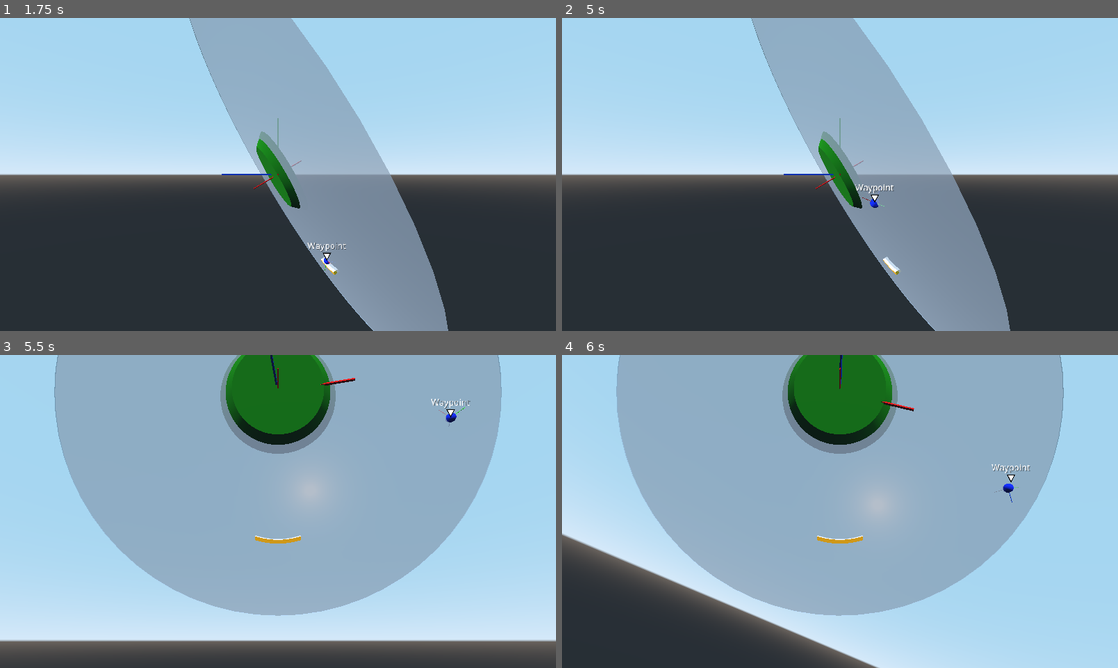
Above: before the commit, frames 1-4 (two rows, left to right).
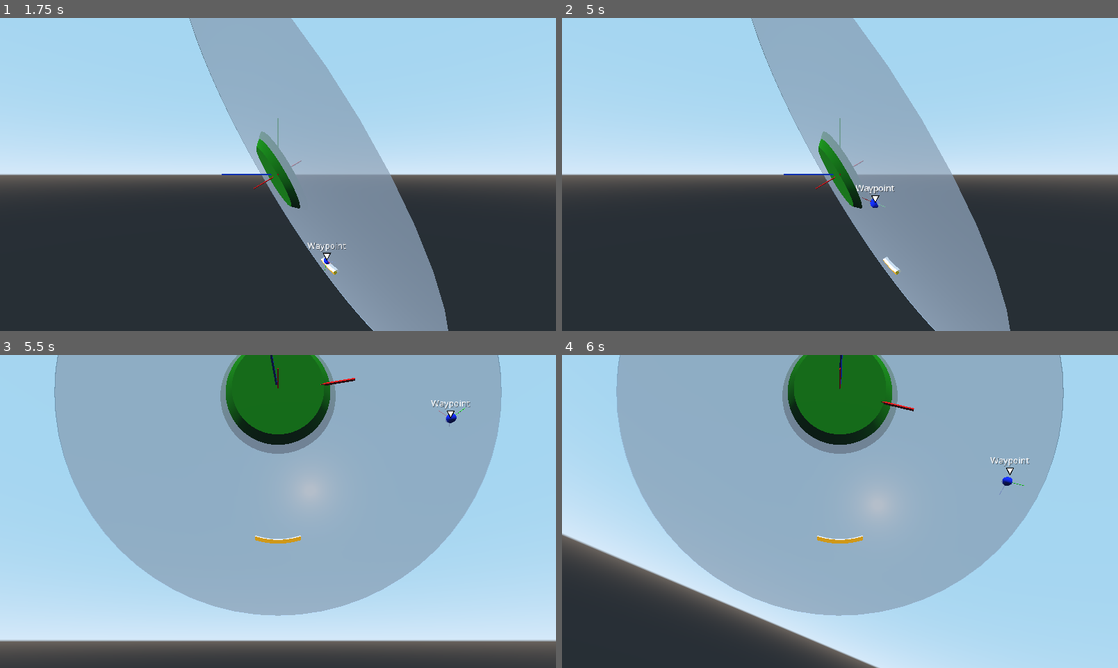
Above: after the commit, the same moments.

Repository: teratron/treaker
Game: Godot game, scene res://src/world/World.tscn
Same seed, same stepped clock (60 frames per second), same inputs: the game is played once before the commit and once after it.
Inputs (mouse positions are in pixels of both pictures, inside the frame that each line leads up to):
- Up to frame 1 (1.75 s): tap Enter at 0.5 s; move the mouse to (305, 174) at 0.52 s; press the mouse at (305, 174) at 0.53 s; hold W (move_forward) from 0.53 s (still down); move the mouse to (250, 174) at 1.27 s; release the mouse at (250, 174) at 1.28 s; tap C (toggle_camera) at 1.35 s; click (250, 174) at 1.42 s
- Up to frame 2 (5 s): keep holding W (move_forward); move the mouse to (851, 168) at 2.02 s; tap Alt (use_ability) at 2.1 s; click (851, 168) at 2.17 s; move the mouse to (834, 180) at 2.77 s; tap P at 2.85 s; click (834, 180) at 2.92 s; move the mouse to (878, 177) at 3.52 s; tap T at 3.6 s; click (878, 177) at 3.67 s; move the mouse to (795, 171) at 4.27 s; click (795, 171) at 4.35 s
- Up to frame 3 (5.5 s): keep holding W (move_forward); move the mouse to (283, 511) at 5.02 s; hold C (toggle_camera) from 5.03 s (still down); click (283, 511) at 5.17 s
- Up to frame 4 (6 s): move the mouse to (817, 505) at 5.77 s; release W (move_forward) at 5.78 s; release C (toggle_camera) at 5.78 s; hold D (move_right) from 5.78 s (still down); tap Alt (use_ability) at 5.85 s; click (817, 505) at 5.92 s

Frame 1 is identical in both runs. In frame 2, 0.1% of the frame differs, in the area x 52-60%, y 53-61%; in frame 3, 0.1%; in frame 4, 0.3%, in the area x 77-85%, y 32-48%.

Commit message:
Waypoint

Diff:
--- a/app/src/player/Ball.gd
+++ b/app/src/player/Ball.gd
@@ -19,8 +19,9 @@
 func _integrate_forces(state):
 	if status == HOVERED:
 		if !direction.is_equal_approx(state.linear_velocity.normalized()):
-			direction = player.plane.project(state.linear_velocity).normalized()
-			velocity  = direction * speed
+			move(state.linear_velocity)
+#			direction = player.plane.project(state.linear_velocity).normalized()
+#			velocity  = direction * speed
 			state.transform.origin = player.plane.project(state.transform.origin)
 			state.transform = state.transform.orthonormalized()
 			state.transform = state.transform.scaled(scale)
@@ -32,8 +33,6 @@
 #			for i in range(count):
 #				prints(state.get_contact_local_normal(i), state.get_contact_local_position(i))
 #				state.linear_velocity *= state.get_contact_local_normal(i)
-#		else:
-#			set_linear_velocity(velocity)
 
 
 #func _physics_process(delta):
@@ -65,23 +64,17 @@
 
 
 func start(dir: Vector3) -> void:
-	#move(direction)
-	if !dir.is_normalized():
-		pass
+#	direction = player.plane.project(dir).normalized()
+#	velocity  = direction * speed
 
-	direction = player.plane.project(dir.normalized()).normalized()
-	velocity  = direction * speed
-
-	set_linear_velocity(velocity)
+	move(dir)
+	linear_velocity = velocity
 	status = HOVERED
 
 
 func move(dir: Vector3) -> void:
-	#if !direction.is_normalized():
-	velocity = dir.normalized() * speed #* get_physics_process_delta_time())
-	#velocity.z = 0
-	#velocity = player.transform.basis.xform(velocity)
-	set_linear_velocity(velocity)
+	direction = player.plane.project(dir).normalized()
+	velocity  = direction * speed
 
 
 func stop() -> void:
--- a/app/src/player/Player.tscn
+++ b/app/src/player/Player.tscn
@@ -48,9 +48,7 @@
 
 [node name="Ball" parent="." instance=ExtResource( 3 )]
 
-[node name="WaypointAnchor" type="Position3D" parent="Ball"]
-
-[node name="Waypoint" parent="Ball/WaypointAnchor" instance=ExtResource( 4 )]
+[node name="Waypoint" parent="Ball" instance=ExtResource( 4 )]
 
 [node name="ActionPlayer" type="Node" parent="."]
 script = ExtResource( 8 )
--- a/app/src/waypoint/Waypoint.gd
+++ b/app/src/waypoint/Waypoint.gd
@@ -1,7 +1,7 @@
 extends Control
 
 
-const MARGIN = 8
+const MARGIN = 4
 
 export var text   := "Waypoint" setget set_text
 export var sticky := true # If `true`, the waypoint sticks to the viewport's edges when moving off-screen.
@@ -15,6 +15,7 @@
 func _ready():
 	self.text = text
 
+	#assert(parent != null)
 	if not parent is Spatial:
 		push_error("The waypoint's parent node must inherit from Spatial.")
 
